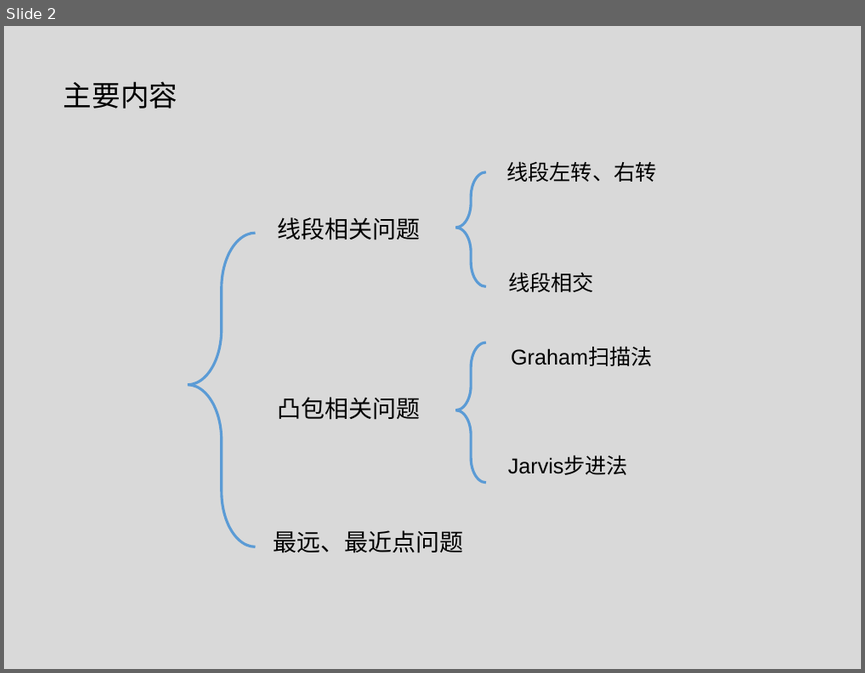
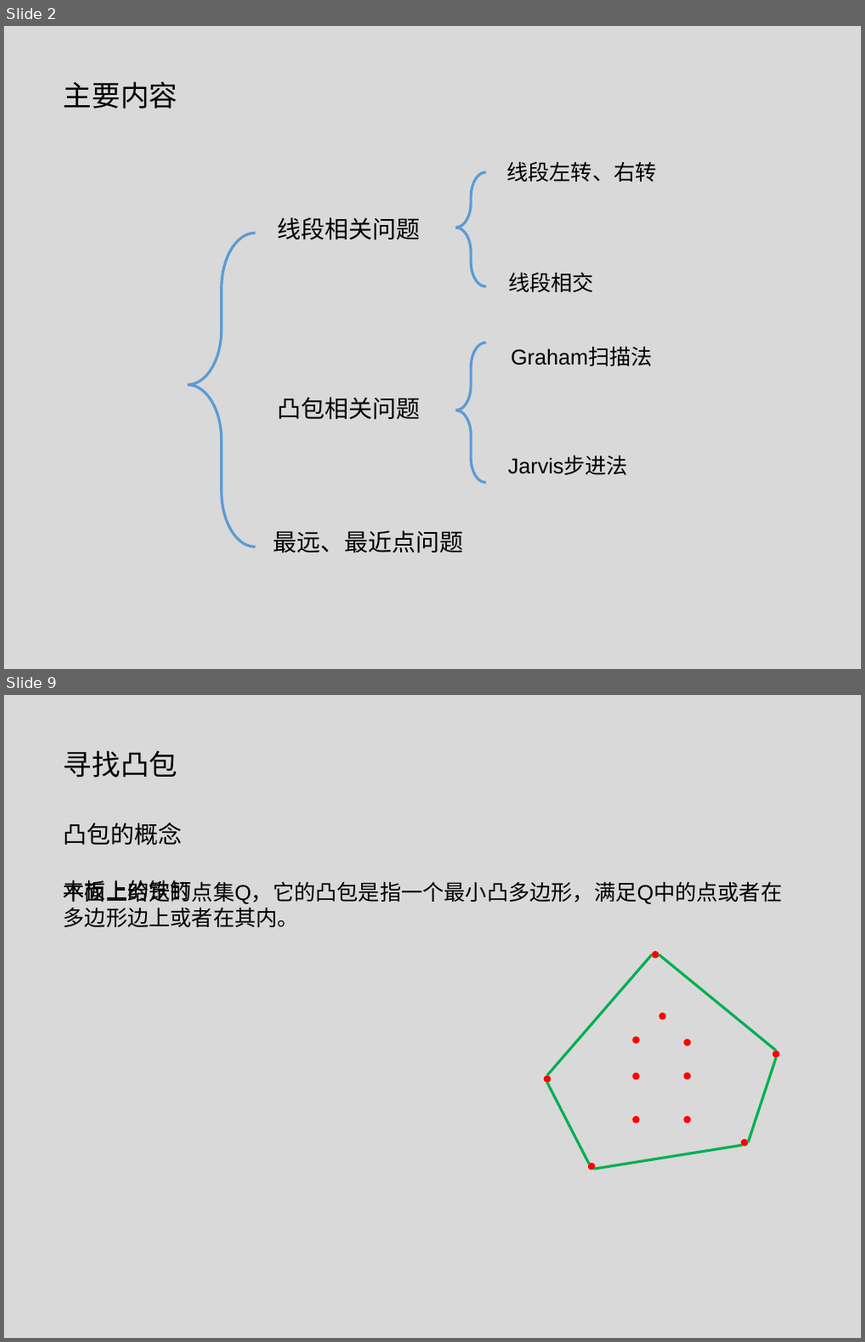
Before and after one commit to tianzhuwei/PPT, a slide deck: 第二讲快排+计算几何.pptx. Shown one above the other, each under a label of ours: slide 2 before the commit, slides 2 and 9 after it; the slides between them are not shown. The pictures are 865x673 and 865x1342 pixels, drawn with LibreOffice and Linux fonts; fonts in the diff are those of the drawing. Boxes give left, top, right and bottom in pixels: in the first picture for what was removed or moved away, otherwise in the second. Text is boxed around its words. In the diff, an @@ line names an element or a change of style, - is before the commit and + after.

```diff
--- a/第二讲快排+计算几何.pptx
+++ b/第二讲快排+计算几何.pptx
@@ slide 9 added at [4,695,861,1338], background #D9D9D9 @@
@@ text added at [64,750,177,777], 24 pt, text #000000 @@
+寻找凸包
@@ text added at [64,823,182,845], 20 pt, text #000000 @@
+凸包的概念
@@ text added at [64,880,192,902], 18 pt, text #000000 @@
+木板上的铁钉
@@ text added at [64,880,783,927], 18 pt, text #000000 @@
+平面上给定的点集Q，它的凸包是指一个最小凸多边形，满足Q中的点或者在多边形边上或者在其内。
@@ line added from (652, 954) to (547, 1076), #00B050 2.25 pt @@
@@ line added from (776, 1050) to (658, 954), #00B050 2.25 pt @@
@@ line added from (776, 1057) to (748, 1142), #00B050 2.25 pt @@
@@ line added from (547, 1083) to (589, 1163), #00B050 2.25 pt @@
@@ line added from (742, 1145) to (595, 1168), #00B050 2.25 pt @@
@@ group added at [544,951,779,1169]: 12 ellipses @@
```
Also in this commit, not shown: 6 slides changed, 1 slide removed.
